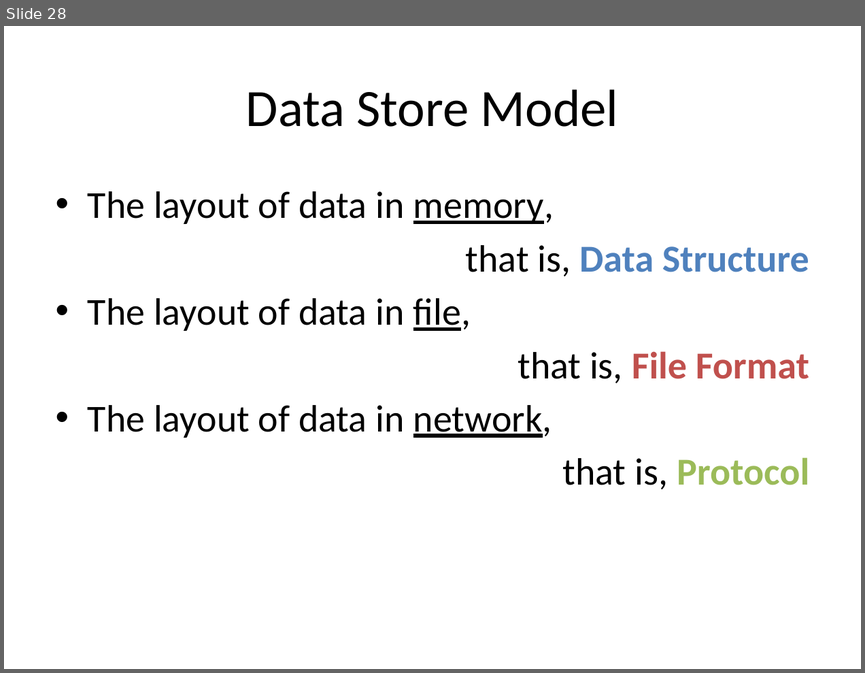
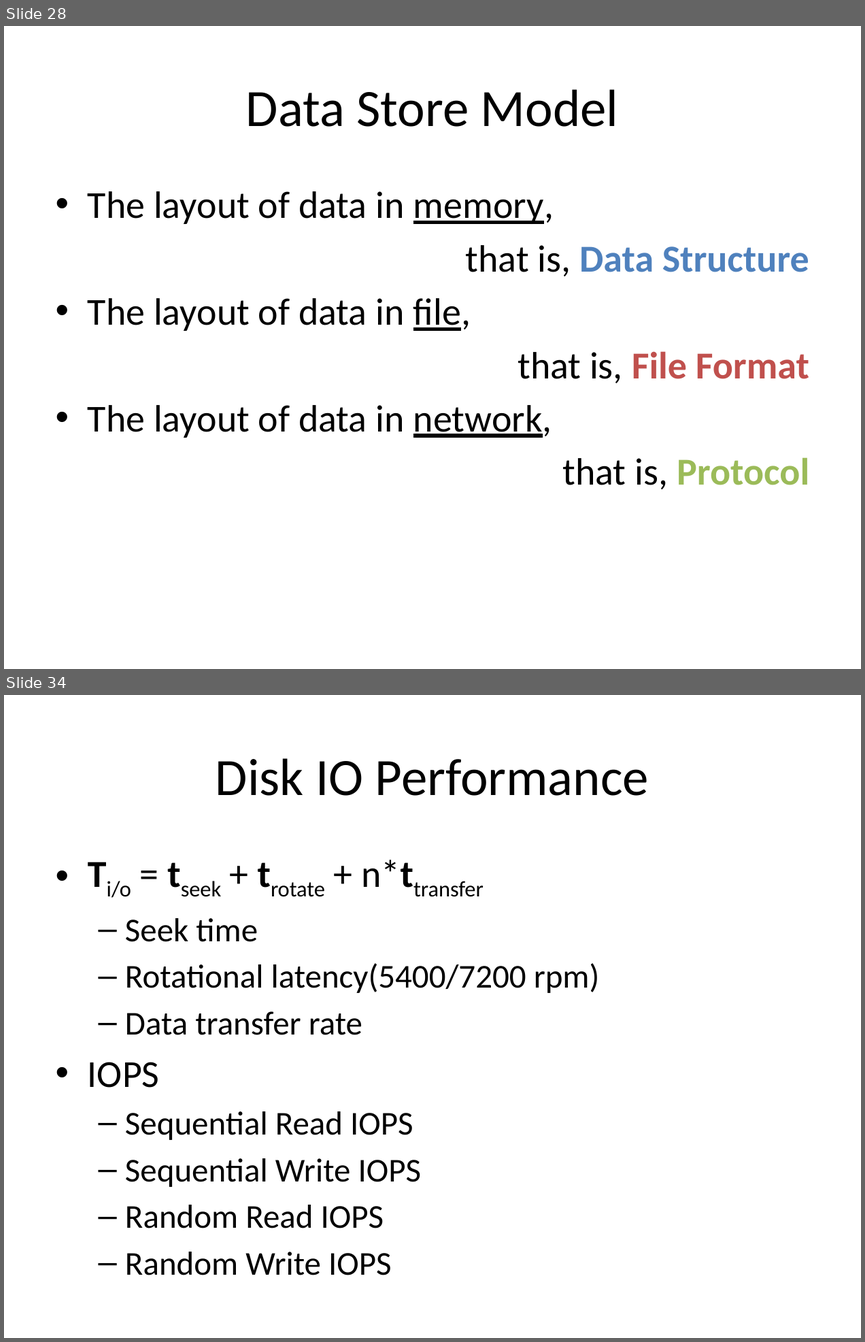
Before and after one commit to guhanjie/Knowledge-sharing, a slide deck: 数据存取模型.pptx. Shown one above the other, each under a label of ours: slide 28 before the commit, slides 28 and 34 after it; the slides between them are not shown. The pictures are 865x673 and 865x1342 pixels, drawn with LibreOffice and Linux fonts; fonts in the diff are those of the drawing. Boxes give left, top, right and bottom in pixels: in the first picture for what was removed or moved away, otherwise in the second. Text is boxed around its words. In the diff, an @@ line names an element or a change of style, - is before the commit and + after.

Commit message:
update for data model on cache & memory'

```diff
--- a/数据存取模型.pptx
+++ b/数据存取模型.pptx
@@ slide 34 added at [4, 695, 861, 1338], background #FFFFFF @@
@@ title added at [215, 758, 649, 796], 44 pt, text #000000 @@
+Disk IO Performance
@@ text added at [88, 860, 600, 1275], 28 pt, text #000000 @@
+• Ti/o = tseek + trotate + n*ttransfer
+  – Seek time
+  – Rotational latency(5400/7200 rpm)
+  – Data transfer rate
+• IOPS
+  – Sequential Read IOPS
+  – Sequential Write IOPS
+  – Random Read IOPS
+  – Random Write IOPS
```
Also in this commit, not shown: 5 slides changed, 4 other slides added, 7 slides removed.
